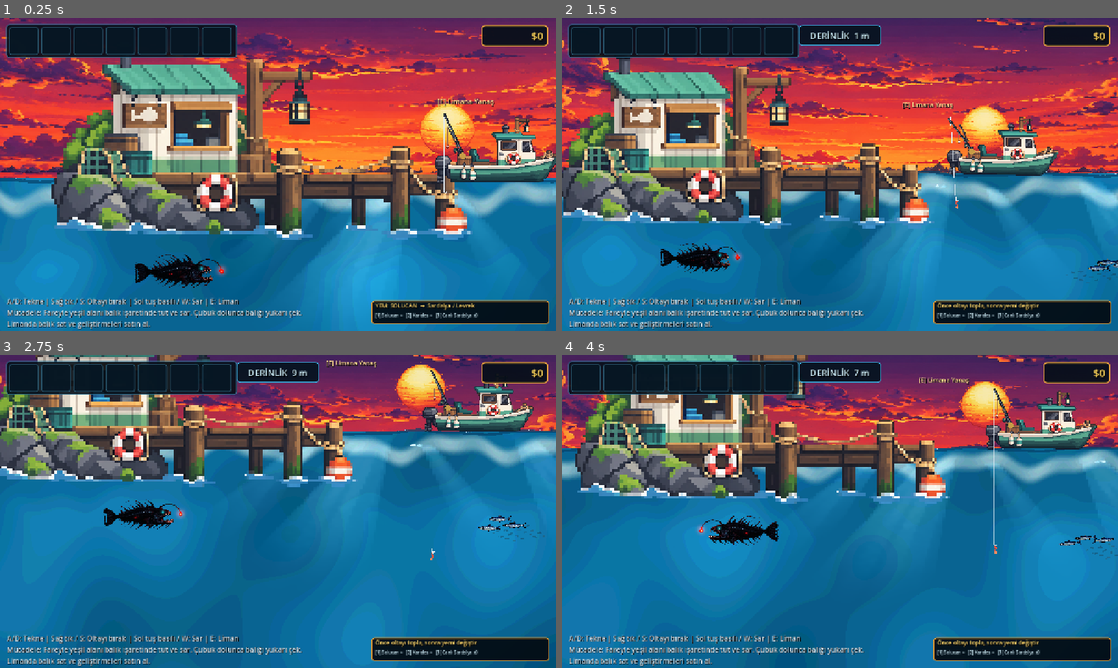
Above: before the commit, frames 1-4 (two rows, left to right).
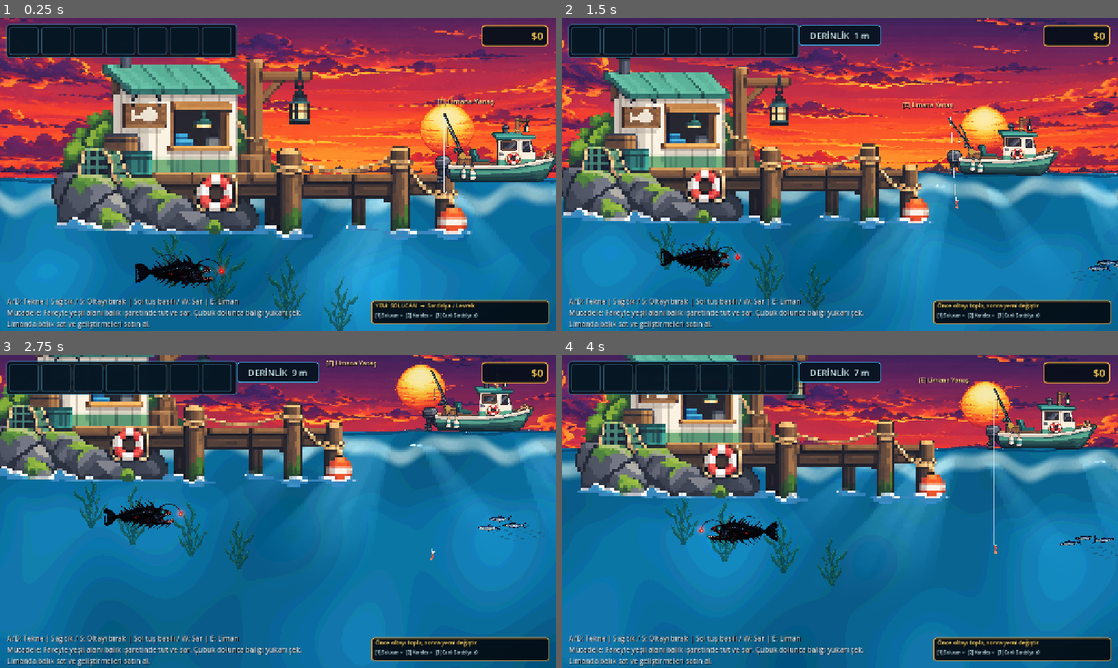
Above: after the commit, the same moments.

Repository: mirackayademir/TinyFisher
Game: Godot game, scene res://scenes/world.tscn
Same seed, same stepped clock (60 frames per second), same inputs: the game is played once before the commit and once after it.
Inputs (mouse positions are in pixels of both pictures, inside the frame that each line leads up to):
- Up to frame 1 (0.25 s): no input
- Up to frame 2 (1.5 s): tap Enter at 0.5 s; move the mouse to (962, 158) at 0.52 s; hold D (move_right) 0.53-1.28 s; tap E (dock) at 0.6 s; click (962, 158) at 0.67 s; move the mouse to (728, 190) at 1.27 s; hold S from 1.28 s (still down); tap 1 at 1.35 s
- Up to frame 3 (2.75 s): move the mouse to (333, 442) at 2.02 s; release S at 2.03 s; hold D (move_right) from 2.03 s (still down); tap 2 at 2.1 s
- Up to frame 4 (4 s): move the mouse to (812, 574) at 2.77 s; release D (move_right) at 2.78 s; hold W 2.78-3.53 s; tap 3 at 2.85 s; click (812, 574) at 2.92 s; move the mouse to (1006, 558) at 3.52 s; hold A (move_left) from 3.53 s (still down); tap E (dock) at 3.6 s

The runs differ from the first frame. In frame 1, 1.3% of the frame differs, in the area x 27-65%, y 69-100%; in frame 2, 1.0%; in frame 3, 1.1%; in frame 4, 1.1%.

Commit message:
Add shallow kelp near harbor

Diff:
--- a/scenes/surface_foam_sync.gd
+++ b/scenes/surface_foam_sync.gd
@@ -5,10 +5,12 @@
 # 8/36 sun_rays_01.png: tek, duzenli bir gunes huzmesi kumesi olarak kullanilir.
 # 9/36 shallow_rock_01.png: SIMDİLIK ATLANDI / gorunmez.
 # 10/36 shallow_fish_school_01_TEMP.png: 0-20m bandinda aralikli arka-plan balik suruleri.
+# 11/36 shallow_kelp_01.png: liman/kayi altinda, kokleri acik suda gorunmeyecek sekilde.
 
 const FOAM_TEXTURE: Texture2D = preload("res://assets/environment/surface/surface_foam_01.png")
 const SUN_RAYS_TEXTURE: Texture2D = preload("res://assets/environment/surface/sun_rays_01.png")
 const SHALLOW_FISH_SCHOOL_TEXTURE: Texture2D = preload("res://assets/environment/shallow/shallow_fish_school_01_TEMP.png")
+const SHALLOW_KELP_TEXTURE: Texture2D = preload("res://assets/environment/shallow/shallow_kelp_01.png")
 
 const WATER_SURFACE_Y: float = 360.0
 const SUN_X: float = 1060.0
@@ -17,18 +19,20 @@
 const SUN_RAYS_DEPTH_HEIGHT: float = 540.0
 
 const FISH_SCHOOL_TARGET_WIDTH: float = 220.0
+const KELP_TARGET_HEIGHT: float = 190.0
 
 var _bound_line: Line2D = null
 var _ray_root: Node2D = null
 var _sun_light_parallax: Parallax2D = null
 var _fish_school_root: Node2D = null
+var _kelp_root: Node2D = null
 var _anim_time: float = 0.0
 var _scene_id: int = 0
 
 
 func _ready() -> void:
 	process_mode = Node.PROCESS_MODE_ALWAYS
-	print("ENV RUNTIME: 7/36 kopuk + 8/36 huzme + 9/36 kaya atlandi + 10/36 sig balik suruleri")
+	print("ENV RUNTIME: 7/36 kopuk + 8/36 huzme + 9/36 kaya atlandi + 10/36 balik suruleri + 11/36 liman kelbi")
 
 
 func _process(delta: float) -> void:
@@ -44,6 +48,7 @@
 		_ray_root = null
 		_sun_light_parallax = null
 		_fish_school_root = null
+		_kelp_root = null
 		_anim_time = 0.0
 
 	_sync_surface_foam(current_scene)
@@ -51,7 +56,8 @@
 	_ensure_sun_rays(current_scene)
 	_remove_skipped_rocks(current_scene)
 	_ensure_shallow_fish_schools(current_scene)
-	_animate_shallow_fish_schools(delta)
+	_ensure_shallow_kelp(current_scene)
+	_animate_shallow_environment(delta)
 
 
 func _reset_scene_refs() -> void:
@@ -59,6 +65,7 @@
 	_ray_root = null
 	_sun_light_parallax = null
 	_fish_school_root = null
+	_kelp_root = null
 	_anim_time = 0.0
 	_scene_id = 0
 
@@ -261,8 +268,6 @@
 	_fish_school_root.name = "ShallowFishSchools10"
 	decor_layer.add_child(_fish_school_root)
 
-	# Yaklasik 10-15m aralik hissiyle saga dogru yayilir.
-	# Dikey konumlar 0-20m sig su bandi icinde degisir.
 	var placements: Array[Vector2] = [
 		Vector2(1320.0, 650.0),
 		Vector2(1850.0, 520.0),
@@ -294,20 +299,90 @@
 	print("SHALLOW FISH SCHOOL: 10/36 0-20m bandina 10 arka-plan surusu yayildi")
 
 
-func _animate_shallow_fish_schools(delta: float) -> void:
-	if not is_instance_valid(_fish_school_root):
-		return
-
+# -----------------------------------------------------------------------------
+# 11 / 36 - SHALLOW KELP 01
+# -----------------------------------------------------------------------------
+
+func _ensure_shallow_kelp(current_scene: Node) -> void:
+	if is_instance_valid(_kelp_root):
+		return
+
+	var decor_layer: Node2D = current_scene.get_node_or_null(
+		"EnvironmentLayers/UnderwaterLayers/BackgroundDecorLayer"
+	) as Node2D
+	if decor_layer == null:
+		return
+
+	var existing: Node2D = decor_layer.get_node_or_null("ShallowKelp11") as Node2D
+	if existing != null:
+		_kelp_root = existing
+		return
+
+	var texture_size: Vector2 = SHALLOW_KELP_TEXTURE.get_size()
+	if texture_size.x <= 0.0 or texture_size.y <= 0.0:
+		return
+
+	var fit_scale: float = KELP_TARGET_HEIGHT / texture_size.y
+
+	_kelp_root = Node2D.new()
+	_kelp_root.name = "ShallowKelp11"
+	decor_layer.add_child(_kelp_root)
+
+	# Kelp acik denize dagitilmaz. Sadece limanin su alti ayaklarinin arkasinda tutulur.
+	# Pivotlar kok noktasidir; sprite yukariya tasindigi icin salinim kokten olur.
+	var placements: Array[Vector3] = [
+		Vector3(70.0, 650.0, 0.88),
+		Vector3(205.0, 700.0, 1.00),
+		Vector3(365.0, 735.0, 0.92),
+		Vector3(520.0, 770.0, 0.80)
+	]
+
+	for i: int in range(placements.size()):
+		var data: Vector3 = placements[i]
+		var local_scale: float = fit_scale * data.z
+		var scaled_height: float = texture_size.y * local_scale
+
+		var pivot: Node2D = Node2D.new()
+		pivot.name = "KelpPivot_%02d" % i
+		pivot.position = Vector2(data.x, data.y)
+		pivot.set_meta("phase", float(i) * 0.91)
+		pivot.set_meta("base_rotation", -0.025 + float(i % 3) * 0.025)
+		_kelp_root.add_child(pivot)
+
+		var sprite: Sprite2D = Sprite2D.new()
+		sprite.name = "Kelp_%02d" % i
+		sprite.texture = SHALLOW_KELP_TEXTURE
+		sprite.texture_filter = CanvasItem.TEXTURE_FILTER_NEAREST
+		sprite.position = Vector2(0.0, -scaled_height * 0.5)
+		sprite.scale = Vector2(local_scale * (-1.0 if i % 2 == 1 else 1.0), local_scale)
+		sprite.modulate = Color(0.62, 0.86, 0.78, 0.55)
+		pivot.add_child(sprite)
+
+	print("SHALLOW KELP: 11/36 sadece liman alti/kayi bolgesine yerlestirildi")
+
+
+func _animate_shallow_environment(delta: float) -> void:
 	_anim_time += delta
 
-	for child: Node in _fish_school_root.get_children():
-		var sprite: Sprite2D = child as Sprite2D
-		if sprite == null:
-			continue
-
-		var origin: Vector2 = sprite.get_meta("origin", sprite.position)
-		var phase: float = float(sprite.get_meta("phase", 0.0))
-		sprite.position = origin + Vector2(
-			sin(_anim_time * 0.26 + phase) * 24.0,
-			sin(_anim_time * 0.51 + phase) * 5.0
-		)
+	if is_instance_valid(_fish_school_root):
+		for child: Node in _fish_school_root.get_children():
+			var sprite: Sprite2D = child as Sprite2D
+			if sprite == null:
+				continue
+
+			var origin: Vector2 = sprite.get_meta("origin", sprite.position)
+			var phase: float = float(sprite.get_meta("phase", 0.0))
+			sprite.position = origin + Vector2(
+				sin(_anim_time * 0.26 + phase) * 24.0,
+				sin(_anim_time * 0.51 + phase) * 5.0
+			)
+
+	if is_instance_valid(_kelp_root):
+		for child: Node in _kelp_root.get_children():
+			var pivot: Node2D = child as Node2D
+			if pivot == null:
+				continue
+
+			var phase: float = float(pivot.get_meta("phase", 0.0))
+			var base_rotation: float = float(pivot.get_meta("base_rotation", 0.0))
+			pivot.rotation = base_rotation + sin(_anim_time * 0.72 + phase) * 0.055
